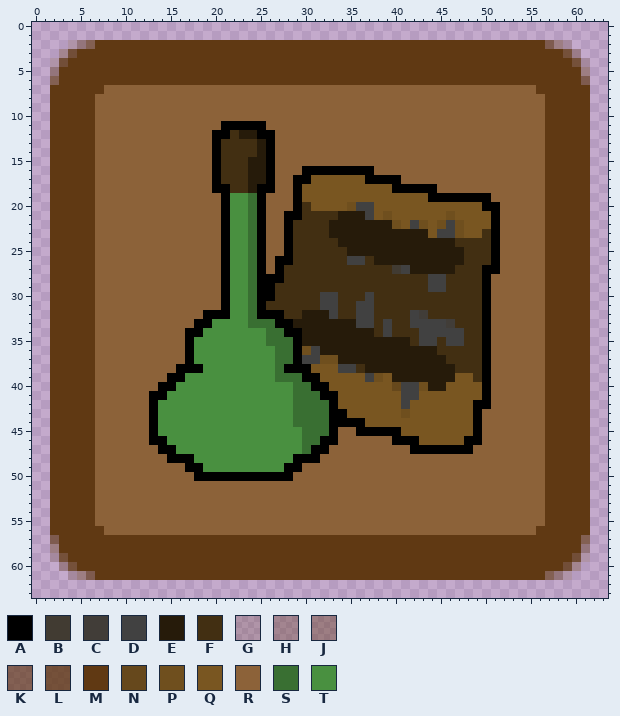
A pixel-art sprite gets an edit: Assets/Sprites/upgradeIcon.png. Above: the version before the commit.
The file is 64x64 pixels. Pixels under 10% opacity are left out. Colours within 5 levels of each other are drawn and written as one.
Palette (. is transparent): A #000000  B #413b32  C #413d38  D #414141  E #261b0a  F #422f12  G #60391332  H #60391353  J #60391364  K #603913a7  L #603913c9  M #603913  N #66481c  P #6f4f1e  Q #795621  R #8c6239  S #396f32  T #499040
New version:
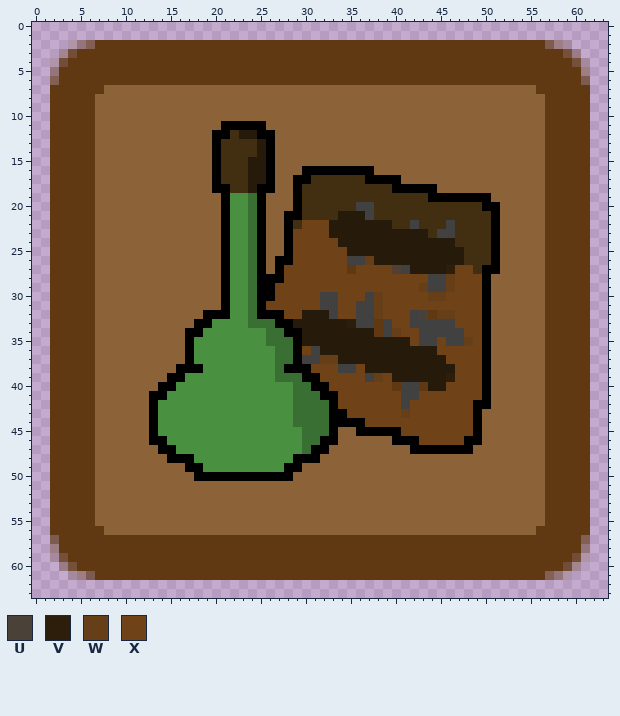
Colours new in this view: U #4a4139  V #2c1e0b  W #663e17  X #6f4218
Commit: GUI icons update
What changed:
@@ palette @@
-B #413b32
+B #504134
@@ x 24..52 @@
 16 EEARRRAAAAAAAARRRRRRRRRRRRRRR
-17 EEARRAAQQQQQQAAAARRRRRRRRRRRR
-18 EAARRAQQQQQQQQQQAAAAARRRRRRRR
-19 SARRRAQQQQQQQQQQQQQQAAAAAAARR
-20 SARRRAFQQQQPDDQQQQQQQQQQQQAAR
-21 SARRAAFFFFEEEDQPQQQQQQPQQQQAR
-22 SARRAFFFFEEEEEEEPQDPQPDPQQQAR
-23 SARRAFFFFEEEEEEEEEEEQDDPQQFAR
-24 SARRAFFFFFEEEEEEEEEEEEEFFFFAR
-25 SARRAFFFFFFEEEEEEEEEEEEEFFFAR
-26 SARAAFFFFFFDDFEEEEEEEEEEFFFAR
-27 SARAFFFFFFFFFFFFBDEEEEEFFFAAR
-28 SAAAFFFFFFFFFFFFFFFFDDFFFFARR
-29 SAAFFFFFFFFFFFFFFFFFDDFFFFARR
-30 SAAFFFFFDDFFFDFFFFFFFFFFFFARR
-31 SAFFFFFFDDFFDDFFFFFFFFFFFFARR
-32 SAAAFFEEEDFFDDFFFFDCFFFFFFARR
-33 SSSAAEEEEEEEDDFDFFDDDDCFFFARR
-34 TTSSAAEEEEEEEEFDFFFDDDDDFFARR
-35 TTSSSAEEEEEEEEEEEEFDDFDDFFARR
-36 TTTSSAPDEEEEEEEEEEEEEFFFFFARR
-37 TTTSSADDPPEEEEEEEEEEEEFFFFARR
-38 TTTSAAAQQQDDFEEEEEEEEEEFFFARR
-39 TTTSSSAAQQQQQDPQEEEEEEEQQFARR
-40 TTTTTSSAAQQQQQQQNDDPEEQQQQARR
-41 TTTTTSSSAAQQQQQQQDDQQQQQQQARR
-42 TTTTTSSSSAQQQQQQQDQQQQQQQAARR
-43 TTTTTSSSSAAQQQQQQPQQQQQQQARRR
-44 TTTTTSSSSAAAAQQQQQQQQQQQQARRR
-45 TTTTTTSSSARRAAAAAQQQQQQQQARRR
-46 TTTTTTSSAARRRRRRAAAQQQQQAARRR
+17 EEARRAAFFFFFFAAAARRRRRRRRRRRR
+18 EAARRAFFFFFFFFFFAAAAARRRRRRRR
+19 SARRRAFFFFFFFFFFFFFFAAAAAAARR
+20 SARRRAFFFFFFDDFFFFFFFFFFFFAAR
+21 SARRAAFFFFEEEDFFFFFFFFFFFFFAR
+22 SARRAFXXXEEEEEEEFFDFFFDFFFFAR
+23 SARRAXXXXEEEEEEEEEEEFDDFFFFAR
+24 SARRAXXXXXEEEEEEEEEEEEEFFFFAR
+25 SARRAXXXXXXEEEEEEEEEEEEEFFFAR
+26 SARAAXXXXXXDDWEEEEEEEEEEFFFAR
+27 SARAXXXXXXXMXXXXBDEEEEVXXFAAR
+28 SAAAXXXXXXXXXXXXXXXXDDWXXXARR
+29 SAAXXXXXXXXXXXXXXXXWDDWXXXARR
+30 SAAXXXXXDDXXXDWXXXXXWWXXXXARR
+31 SAXXXXXXDDXXDDWXXXXXXXXXXXARR
+32 SAAAXXEEEDXXDDWXXXDUMWWXXXARR
+33 SSSAAEEEEEEVDDMDXXDDDDDXXXARR
+34 TTSSAAEEEEEEEEMDWXXDDDDDXXARR
+35 TTSSSAEEEEEEEEEEEEXDDXDDWXARR
+36 TTTSSAXDEEEEEEEEEEEEEXXXXXARR
+37 TTTSSADDWWEEEEEEEEEEEEXXXXARR
+38 TTTSAAAXXXDDXEEEEEEEEEEXXXARR
+39 TTTSSSAAXXXXXDWXEEEEEEVXXXARR
+40 TTTTTSSAAXXXXXXXMDDMEEXXXXARR
+41 TTTTTSSSAAXXXXXXXDDXXXXXXXARR
+42 TTTTTSSSSAXXXXXXXDXXXXXXXAARR
+43 TTTTTSSSSAAXXXXXXWXXXXXXXARRR
+44 TTTTTSSSSAAAAXXXXXXXXXXXXARRR
+45 TTTTTTSSSARRAAAAAXXXXXXXXARRR
+46 TTTTTTSSAARRRRRRAAAXXXXXAARRR
 47 TTTTTTSAARRRRRRRRRAAAAAAARRRR
Pixel boxes of the changes (left, top, right, bottom) in both pictures:
changed: (266, 175, 491, 445)
